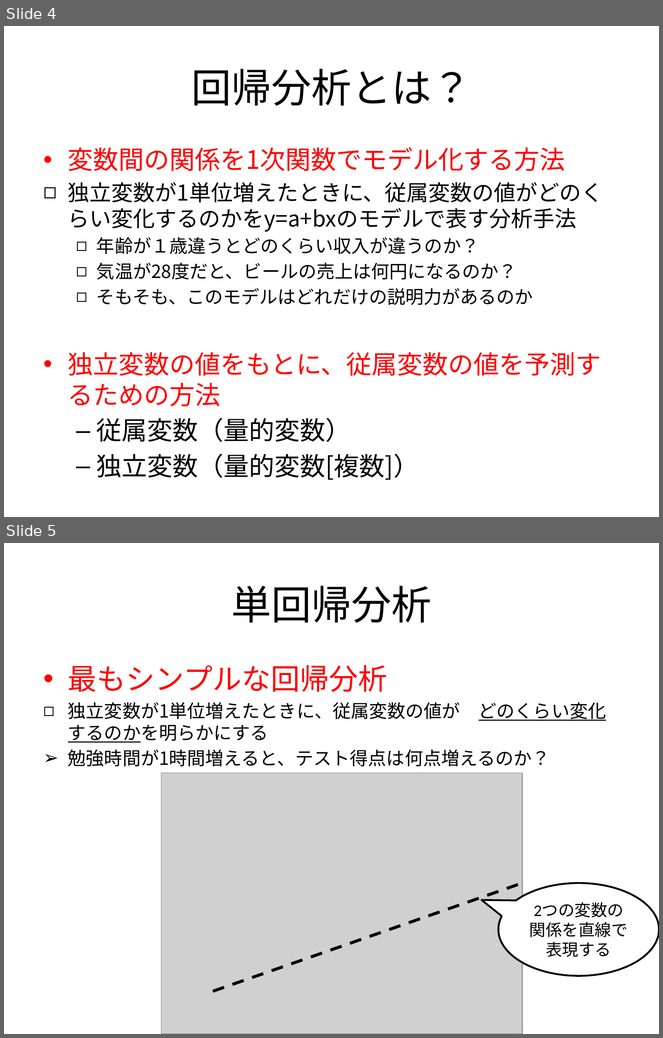
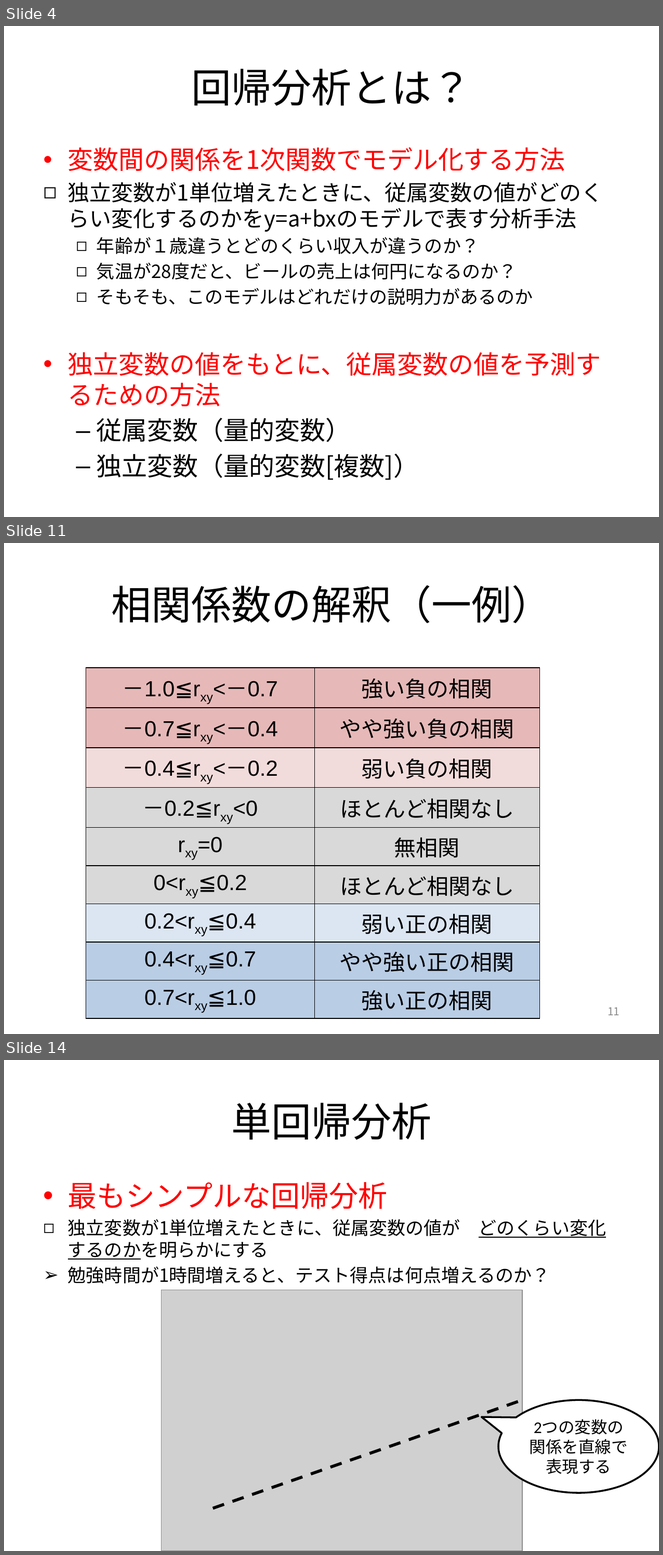
Before and after one commit to MakotoASAOKA/IE2019_15, a slide deck: 15-1.回帰分析.pptx. Shown one above the other, each under a label of ours: slides 4 and 5 before the commit, slides 4, 11 and 14 after it; the slides between them are not shown. The pictures are 663x1038 and 663x1555 pixels, drawn with LibreOffice and Linux fonts; fonts in the diff are those of the drawing; grey boxes stand for pictures. Boxes give left, top, right and bottom in pixels: in the first picture for what was removed or moved away, otherwise in the second. Text is boxed around its words. In the diff, an @@ line names an element or a change of style, - is before the commit and + after.

```diff
--- a/15-1.回帰分析.pptx
+++ b/15-1.回帰分析.pptx
@@ slide 11 added at [4,543,659,1034], background #FFFFFF @@
@@ title added at [111,585,552,623], 44 pt, text #000000 @@
+相関係数の解釈（一例）
@@ table added at [86,668,540,1015], 9 rows, 2 columns @@
+－1.0≦rxy<－0.7 | 強い負の相関
+－0.7≦rxy<－0.4 | やや強い負の相関
+－0.4≦rxy<－0.2 | 弱い負の相関
+－0.2≦rxy<0 | ほとんど相関なし
+rxy=0 | 無相関
+0<rxy≦0.2 | ほとんど相関なし
+0.2<rxy≦0.4 | 弱い正の相関
+0.4<rxy≦0.7 | やや強い正の相関
+0.7<rxy≦1.0 | 強い正の相関
@@ page number added at [608,1007,620,1016], 12 pt, text #898989 @@
+11
@@ what was slide 5 is now slide 14 @@
```
Also in this commit, not shown: 1 slide changed, 8 other slides added.
